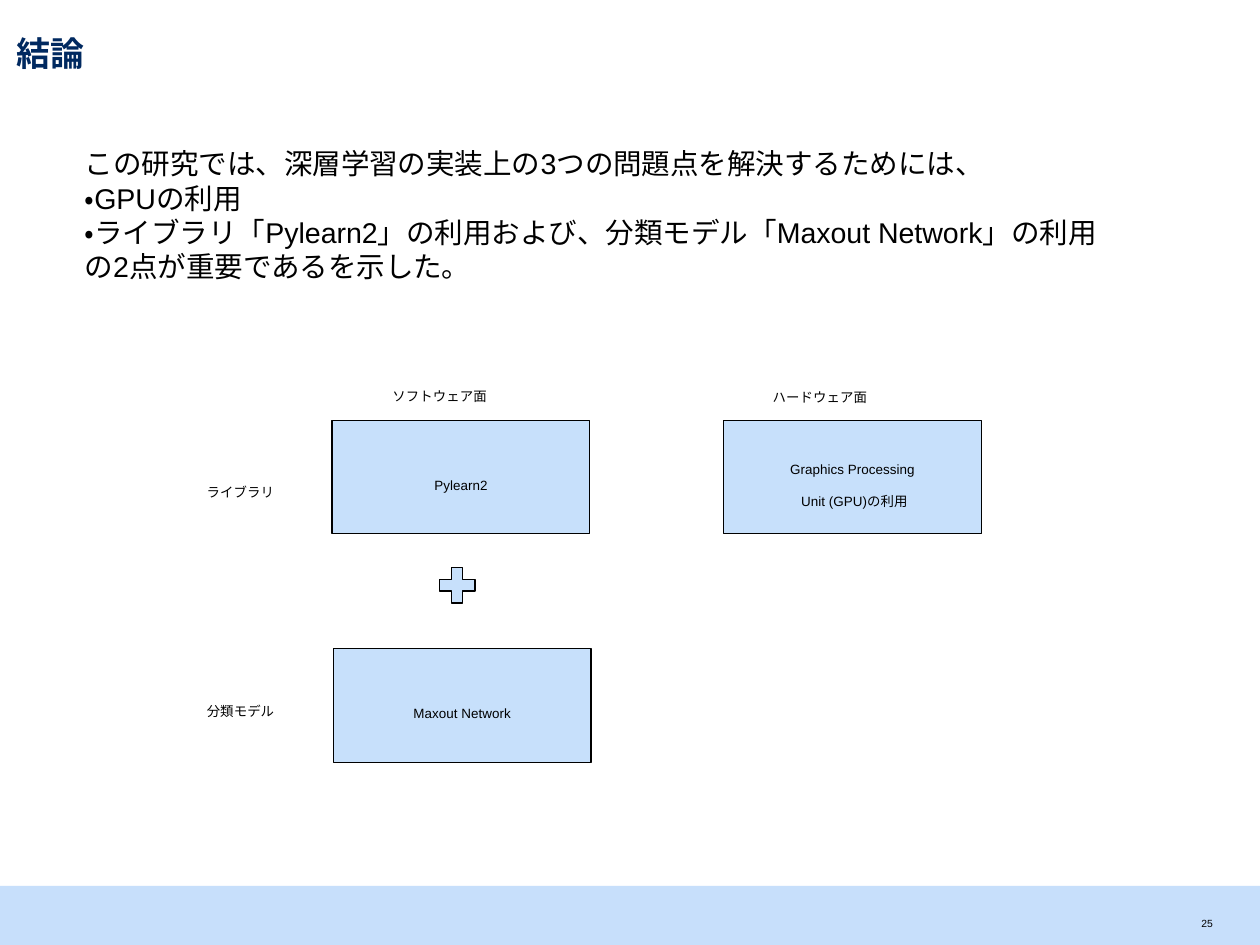
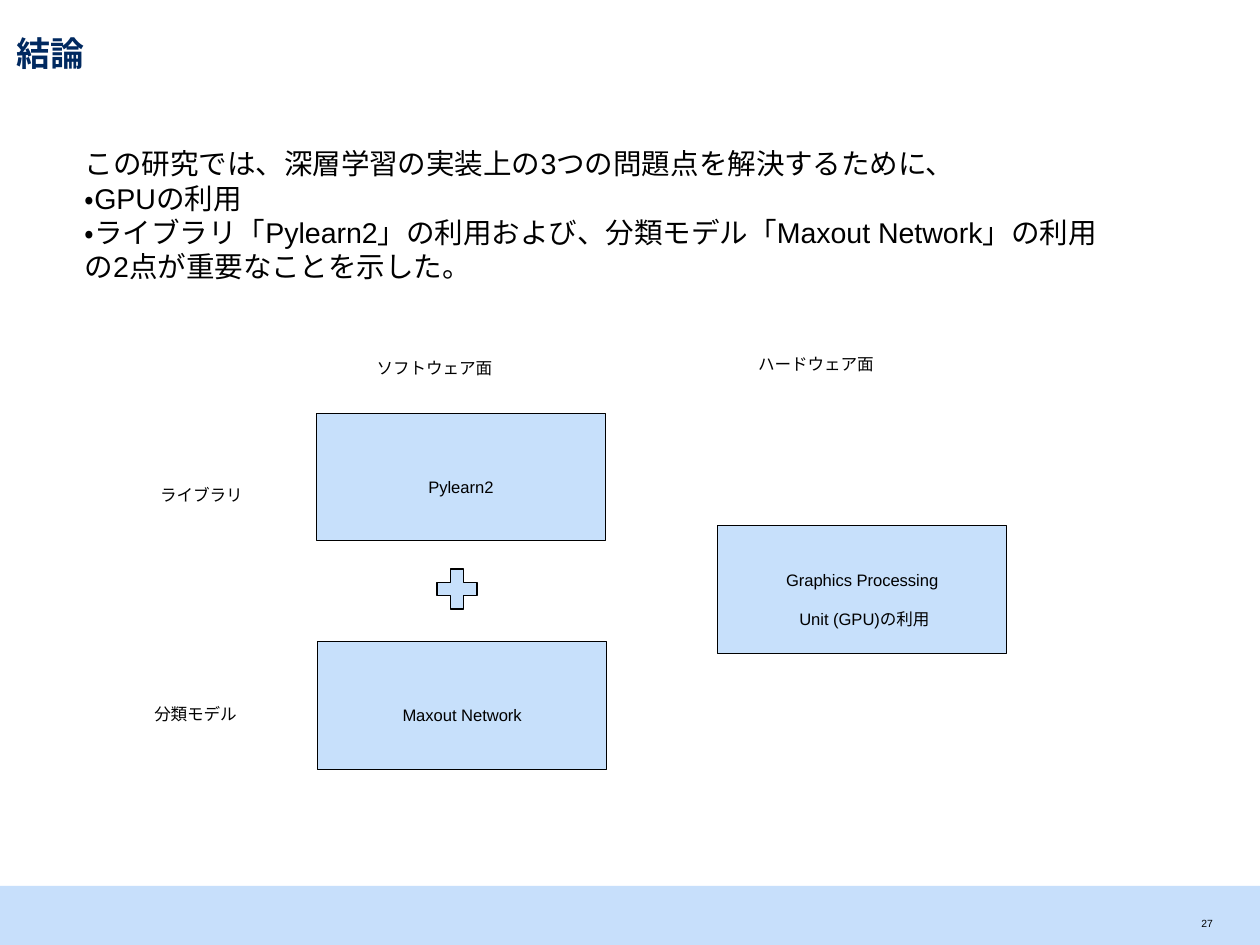
Before and after one commit to srtk/sotsuron, a slide deck: slide 28 of doc/sotsuron_defense/bd.pptx (slide 26 before the commit). Drawn at 1260x945 pixels with LibreOffice and Linux fonts; fonts in the diff are those of the drawing. Boxes give left, top, right and bottom in pixels: in the first picture for what was removed or moved away, otherwise in the second. Text is boxed around its words. In the diff, an @@ line names an element or a change of style, - is before the commit and + after.

```diff
--- a/doc/sotsuron_defense/bd.pptx
+++ b/doc/sotsuron_defense/bd.pptx
@@ text at (85,150,955,177): text changed @@
-この研究では、深層学習の実装上の3つの問題点を解決するためには、
+この研究では、深層学習の実装上の3つの問題点を解決するために、
@@ text at (85,253,471,280): text changed @@
-の2点が重要であるを示した。
+の2点が重要なことを示した。
@@ text "ハードウェア面": place and size @@
-text "ハードウェア面" at (773,391,867,403)
+text "ハードウェア面" at (758,356,874,372)
@@ text "ソフトウェア面": place and size @@
-text "ソフトウェア面" at (392,390,486,402)
+text "ソフトウェア面" at (377,360,493,376)
@@ rectangle "Pylearn2": place and size @@
-rectangle "Pylearn2" at (332,420,589,534)
+rectangle "Pylearn2" at (316,413,606,540)
@@ text "ライブラリ": place and size @@
-text "ライブラリ" at (207,485,274,498)
+text "ライブラリ" at (160,487,243,502)
@@ size 13 to 16 pt in 7 elements at (316,413,606,540), (318,642,607,769), (154,706,237,722), (377,360,493,376), (160,487,243,502), (758,356,874,372), (717,526,1007,653) @@
@@ rectangle "Graphics Processing": place and size @@
-rectangle "Graphics Processing" at (724,420,981,534)
+rectangle "Graphics Processing" at (717,526,1007,653)
@@ plus sign: place and size @@
-plus sign at (433,561,482,609)
+plus sign at (429,562,483,616)
@@ rectangle "Maxout Network": place and size @@
-rectangle "Maxout Network" at (333,649,590,762)
+rectangle "Maxout Network" at (318,642,607,769)
@@ text "分類モデル": place and size @@
-text "分類モデル" at (207,705,274,717)
+text "分類モデル" at (154,706,237,722)
@@ page number at (1201,919,1212,927): text changed @@
-25
+27
```
Also in this commit, not shown: 14 other slides changed, 9 slides added, 1 slide removed, 11 other files.
